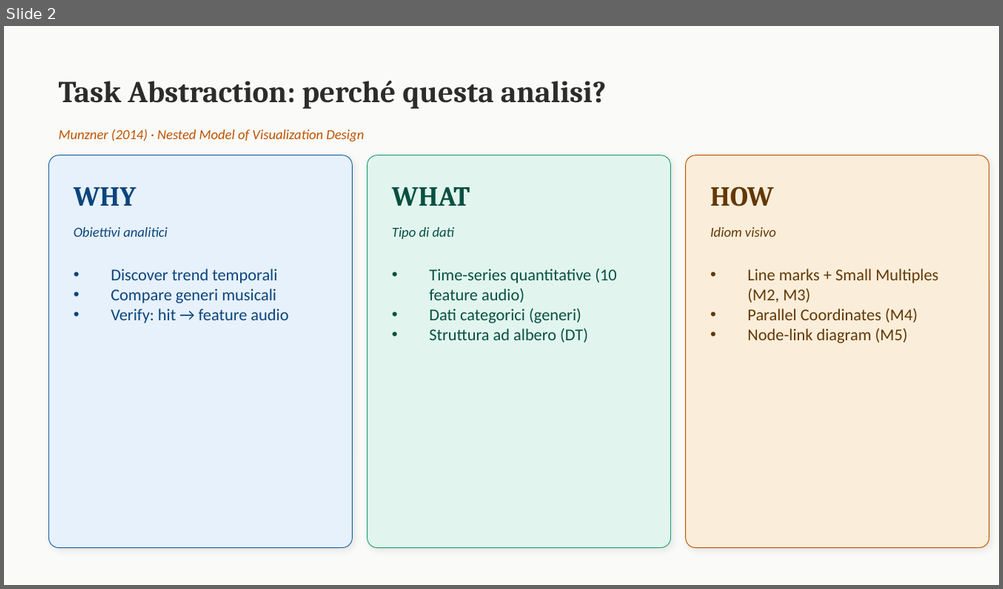
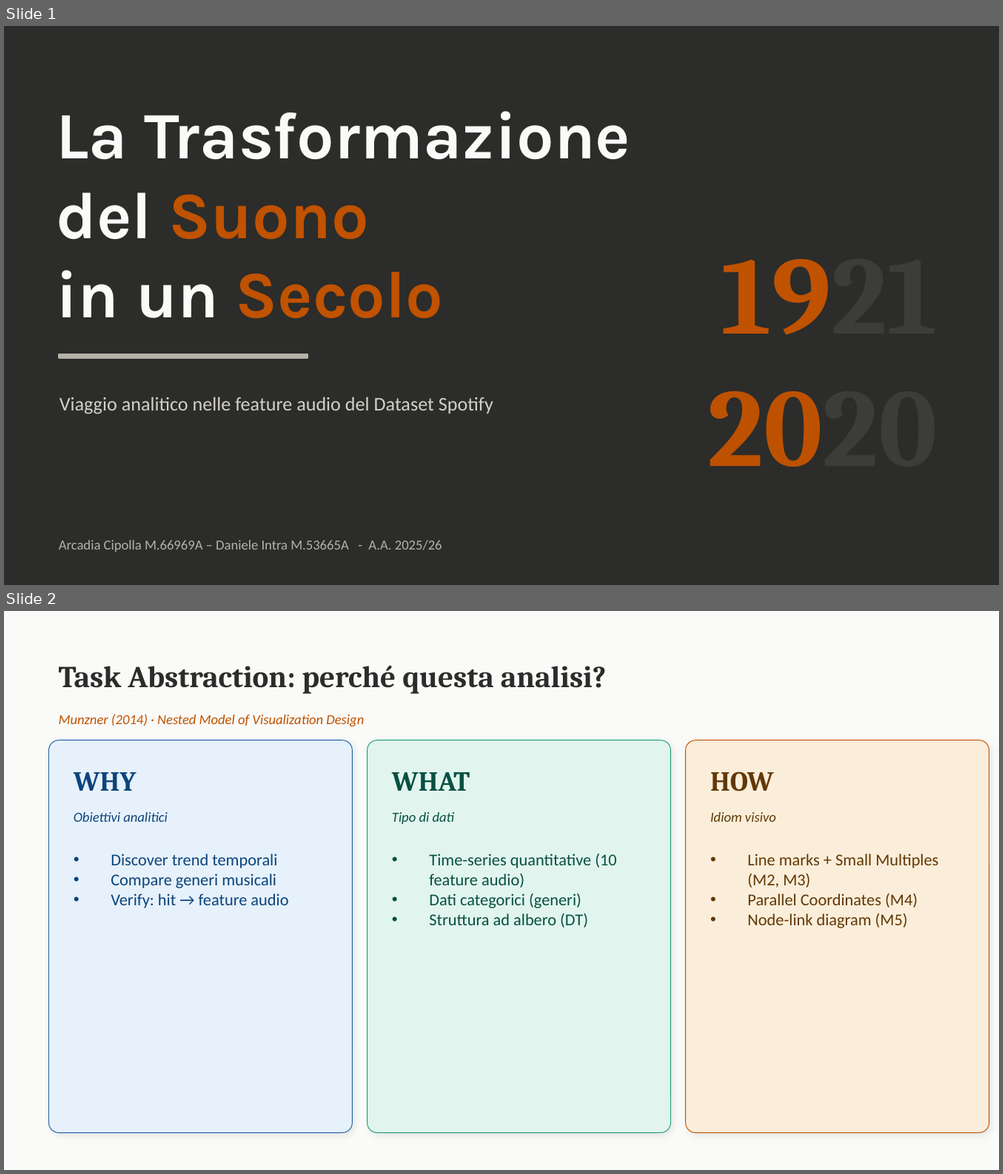
Before and after one commit to arcadiacipolla/La_Trasformazione_del_Suono_-_Scientific_Visualization, a slide deck: the_shape_of_music.pptx. Shown one above the other, each under a label of ours: slide 2 before the commit, slides 1 and 2 after it. The pictures are 1003x589 and 1003x1174 pixels, drawn with LibreOffice and Linux fonts; fonts in the diff are those of the drawing. Boxes give left, top, right and bottom in pixels: in the first picture for what was removed or moved away, otherwise in the second. Text is boxed around its words. In the diff, an @@ line names an element or a change of style, - is before the commit and + after.

```diff
--- a/the_shape_of_music.pptx
+++ b/the_shape_of_music.pptx
@@ slide 1 added at (x1=4, y1=26, x2=999, y2=585), background #2C2C2A @@
@@ text added at (x1=56, y1=111, x2=631, y2=318), 48 pt, text #FAFAF8, bold @@
+La Trasformazione
+del Suono
+in un Secolo
@@ text added at (x1=708, y1=259, x2=938, y2=467), 80 pt, text #3C3C3A, bold @@
+1921
+2020
@@ rectangle added at (x1=59, y1=355, x2=307, y2=358), fill #B4B2A9, outline #B4B2A9 1 pt @@
@@ text added at (x1=60, y1=397, x2=493, y2=414), 14 pt, text #D3D1C7 @@
+Viaggio analitico nelle feature audio del Dataset Spotify
@@ text added at (x1=59, y1=540, x2=442, y2=552), 10 pt, text #B4B2A9 @@
+Arcadia Cipolla M.66969A – Daniele Intra M.53665A - A.A. 2025/26
```
Also in this commit, not shown: 2 slides changed, 1 slide removed, 1 other file.
